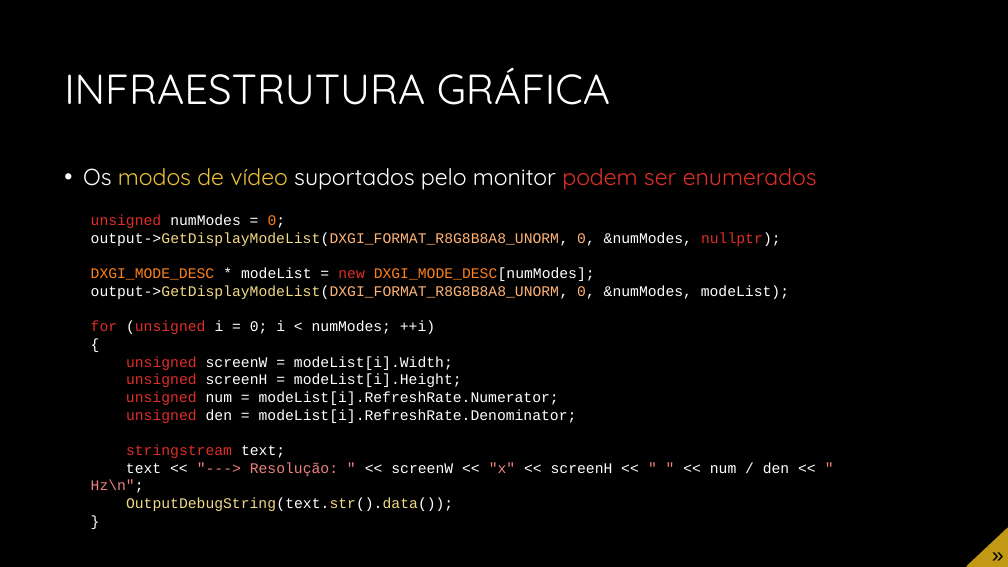
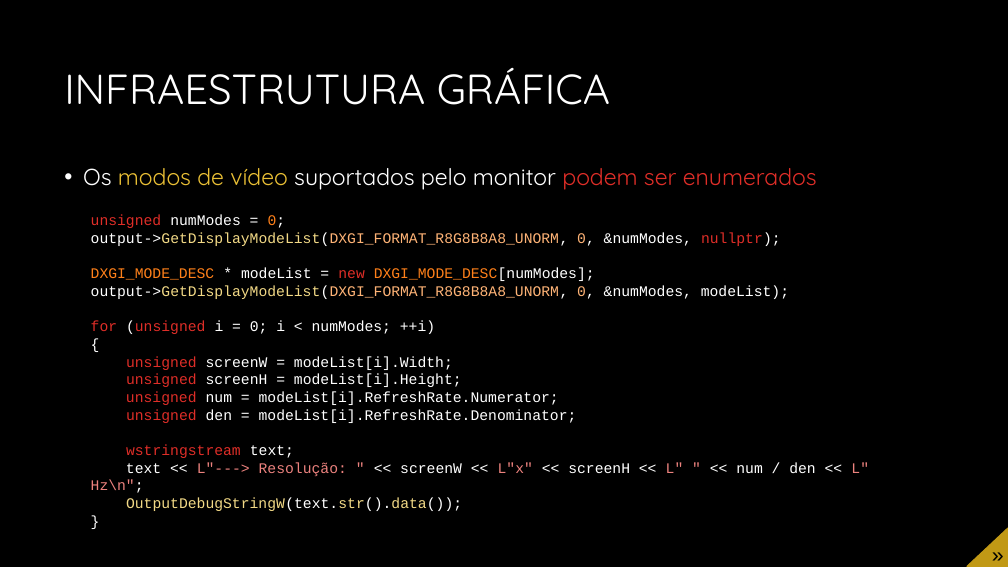
Before and after one commit to JudsonSS/CG, a slide deck: slide 16 of Slides/05. Infraestrutura do DirectX.pptx. Drawn at 1008x567 pixels with LibreOffice and Linux fonts; fonts in the diff are those of the drawing; background and template pictures are left out. Boxes give left, top, right and bottom in pixels: in the first picture for what was removed or moved away, otherwise in the second. Text is boxed around its words. In the diff, an @@ line names an element or a change of style, - is before the commit and + after.

```diff
--- a/Slides/05. Infraestrutura do DirectX.pptx
+++ b/Slides/05. Infraestrutura do DirectX.pptx
@@ text at [91, 444, 869, 511]: text changed @@
-stringstream text;
-text << "---> Resolução: " << screenW << "x" << screenH << " " << num / den << " Hz\n";
-OutputDebugString(text.str().data());
+wstringstream text;
+text << L"---> Resolução: " << screenW << L"x" << screenH << L" " << num / den << L" Hz\n";
+OutputDebugStringW(text.str().data());
```
Also in this commit, not shown: 5 other slides changed.
